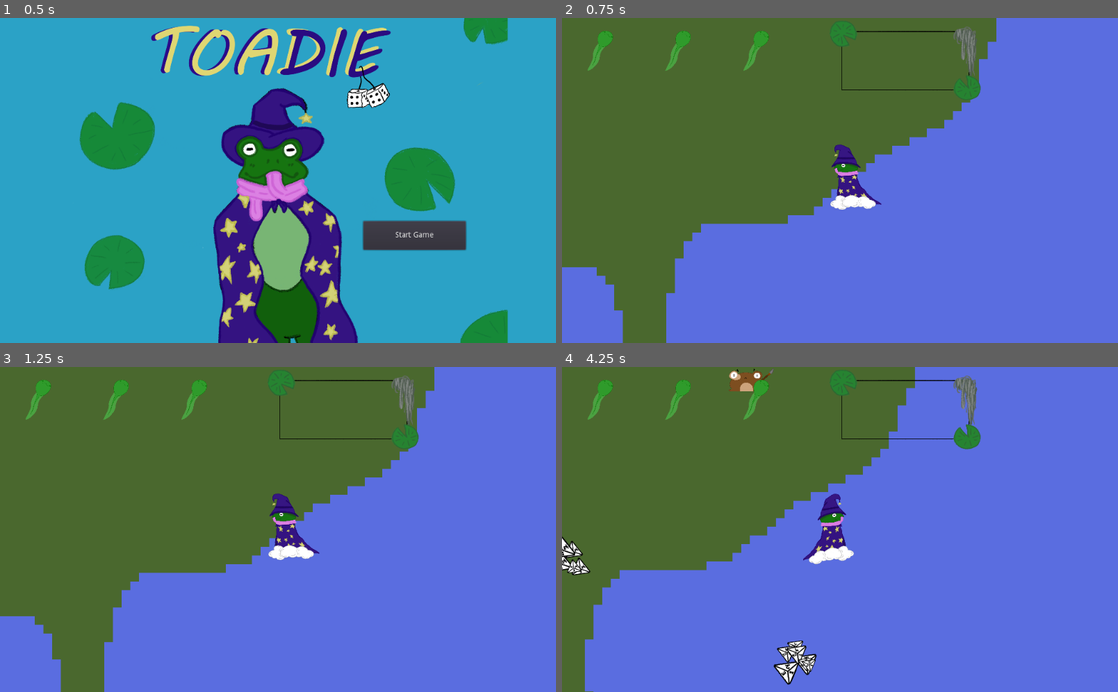
Above: before the commit, frames 1-4 (two rows, left to right).
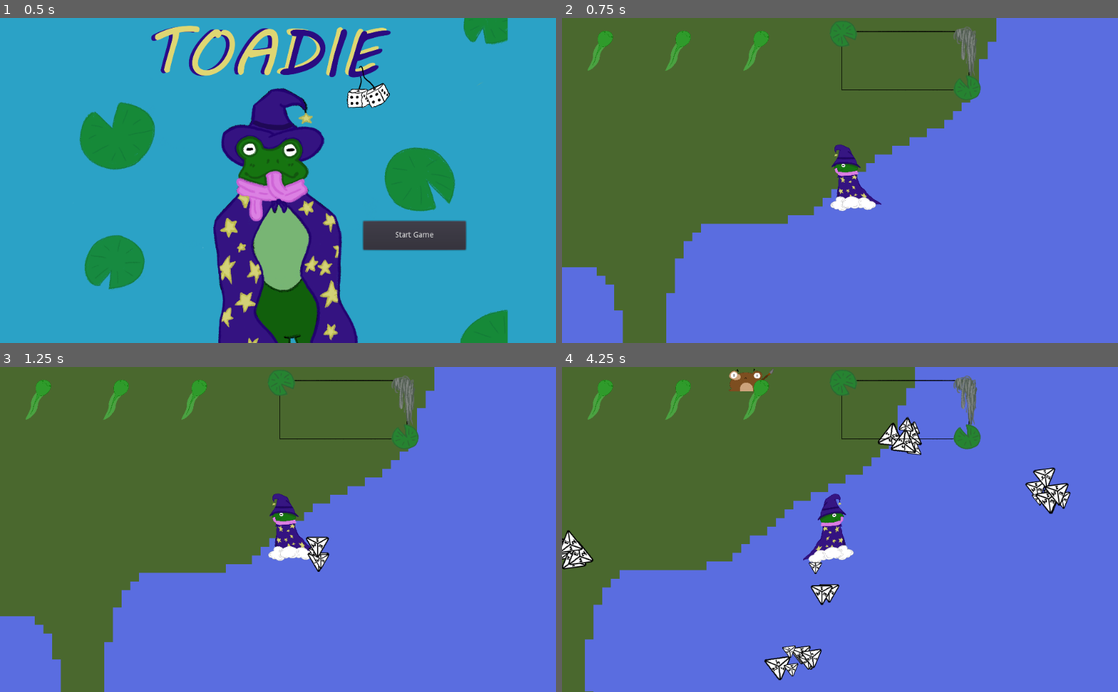
Above: after the commit, the same moments.

Repository: tylercchase/toadie
Game: Godot game, scene res://Scenes/UI/Main Menu.tscn
Same seed, same stepped clock (60 frames per second), same inputs: the game is played once before the commit and once after it.
Inputs (mouse positions are in pixels of both pictures, inside the frame that each line leads up to):
- Up to frame 1 (0.5 s): no input
- Up to frame 2 (0.75 s): click "Start Game" at 0.5 s
- Up to frame 3 (1.25 s): no input
- Up to frame 4 (4.25 s): move the mouse to (962, 513) at 1.27 s; hold D (right) 1.28-2.03 s; click (962, 513) at 1.35 s; move the mouse to (728, 545) at 2.02 s; hold S (down) 2.03-2.78 s; click (728, 545) at 2.1 s; move the mouse to (895, 458) at 2.77 s; hold D (right) 2.78-3.53 s; click (895, 458) at 2.85 s; move the mouse to (812, 594) at 3.52 s; hold W (up) from 3.53 s (still down); click (812, 594) at 3.6 s

Frame 1 is identical in both runs. In frame 2, 0.1% of the frame differs, in the area x 48-57%, y 54-60%; in frame 3, 0.4%; in frame 4, 2.7%, in the area x 0-92%, y 15-98%.

Commit message:
Minor adjustments

Diff:
--- a/Scenes/Player.tscn
+++ b/Scenes/Player.tscn
@@ -30,7 +30,7 @@
 rotation = -0.0827195
 scale = Vector2( 0.229262, 0.229262 )
 frames = SubResource( 3 )
-frame = 2
+frame = 1
 playing = true
 flip_h = true
 
@@ -52,10 +52,12 @@
 shape = SubResource( 2 )
 
 [node name="Cooldown" type="Timer" parent="."]
+wait_time = 0.3
 one_shot = true
 autostart = true
 
 [node name="death_sound" type="AudioStreamPlayer2D" parent="."]
 stream = ExtResource( 3 )
+volume_db = -20.0
 
 [connection signal="timeout" from="Cooldown" to="." method="_on_Cooldown_timeout"]
